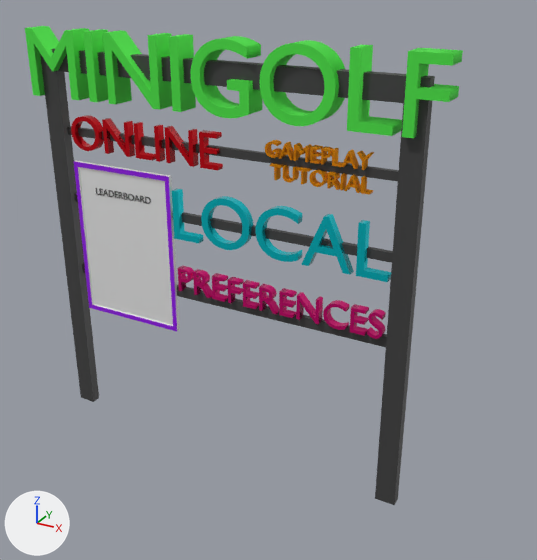
A saved change to the Blender file assets/blend_files/main_menu.blend.
Rendered twice from a 50 mm lens placed at (35.8, -55.0, 47.6), pointed at (5.5, 0.1, 20.0). Every picture has the same lights, and +X, +Y and +Z are marked at lower left.

The first picture shows 'leaderboard_board', 'local', 'minigolf', 'online', 'preferences', 'sign_body', 'tutorial'.
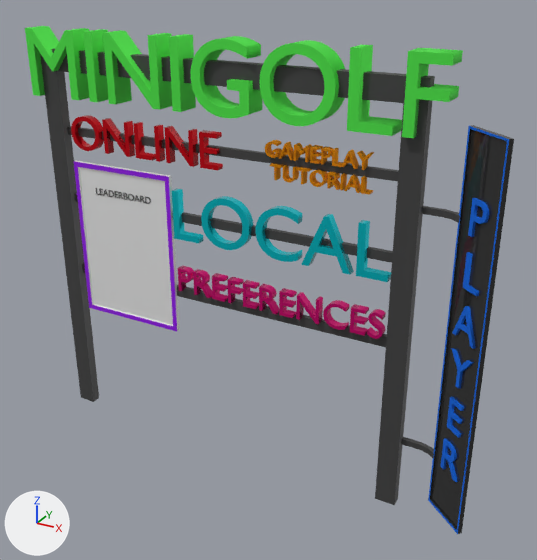
Boxes (x1, y1, x2, y2) around the edits, measured in the pictures (537 x 560 px):
'sign_body', reshaped (6% wider): before (40, 48, 435, 505); after (40, 48, 460, 505)
'player_board', added (black): after (428, 125, 514, 534)
    faces in mat_material_011 (black #363636): (430, 125, 514, 534)
    faces in mat_material_010 (blue #006ce8): (428, 126, 509, 534)
'player', added (blue): after (440, 198, 489, 482)
part 1 of me_main_menu_interface_sign_body, built on: before (375, 103, 432, 505); after (375, 103, 460, 505)

Diff of the bpy script that builds the scene:
```diff
--- a/assets/blend_files/main_menu.blend.py
+++ b/assets/blend_files/main_menu.blend.py
@@ mat_material_010 @@
+mat_material_010 = principled_material('Material.010')
+mat_material_010.base_color = (0.0, 0.151, 0.805)  # blue #006ce8
+mat_material_010.metallic = 0.257
+mat_material_010.roughness = 0.805
@@ mat_material_011 @@
+mat_material_011 = principled_material('Material.011')
+mat_material_011.base_color = (0.0364, 0.0364, 0.0364)  # black #363636
+mat_material_011.metallic = 0.331
+mat_material_011.roughness = 0.0
@@ me_main_menu_interface_sign_body @@
 # used by ob_sign_body; location = (0.0, 0.0, 38.27)
-me_main_menu_interface_sign_body.from_pydata(...)  # 76 vertices, 74 faces; spans x -19.3..19.3, y -0.5..0.5, z -38.2..1.0
+me_main_menu_interface_sign_body.from_pydata(...)  # 124 vertices, 122 faces; spans x -19.3..22.8, y -0.7..0.5, z -38.2..1.0
+# me_main_menu_interface_sign_body part 1
+# 4 faces are deleted
+# 40 vertices are added at x 17.3..22.8, y -0.7..0.5, z -31.7..-9.0
+# 8 new vertices lie (1.8, 0.0, 0.0) away from vertices in x 19.3, y 0.1..0.5, z -31.7..-9.0
+# 52 new faces join them
 me_main_menu_interface_sign_body.materials.append(mat_material)
@@ me_player_board @@
+me_player_board.from_pydata(...)  # 20 vertices, 18 faces; spans x -1.6..3.0, y -0.3..0.1, z -17.1..17.1
+# faces by material slot: [14, 4]
+me_player_board.materials.append(mat_material_011)  # black #363636
+me_player_board.materials.append(mat_material_010)  # blue #006ce8
@@ txt_player_board_label @@
+txt_player_board_label = bpy.data.curves.new('player_board_label', 'FONT')
+txt_player_board_label.body = 'P\nL\nA\nY\nE\nR'
+txt_player_board_label.materials.append(mat_material_010)  # blue #006ce8
+txt_player_board_label.extrude = 0.2
+txt_player_board_label.align_x = 'CENTER'
@@ ob_player @@
+ob_player = bpy.data.objects.new('player', txt_player_board_label)
+ob_player.location = (24.25, -1.94, 28.17)
+ob_player.rotation_euler = (1.571, 0.0, -0.698)  # degrees (90, 0, -40)
+ob_player.scale = (4.29, 4.29, 1.0)
@@ ob_player_board @@
+ob_player_board = bpy.data.objects.new('player_board', me_player_board)
+ob_player_board.location = (23.81, -1.36, 19.02)
+ob_player_board.rotation_euler = (0.0, 0.0, -0.698)  # degrees (0, 0, -40)
```
